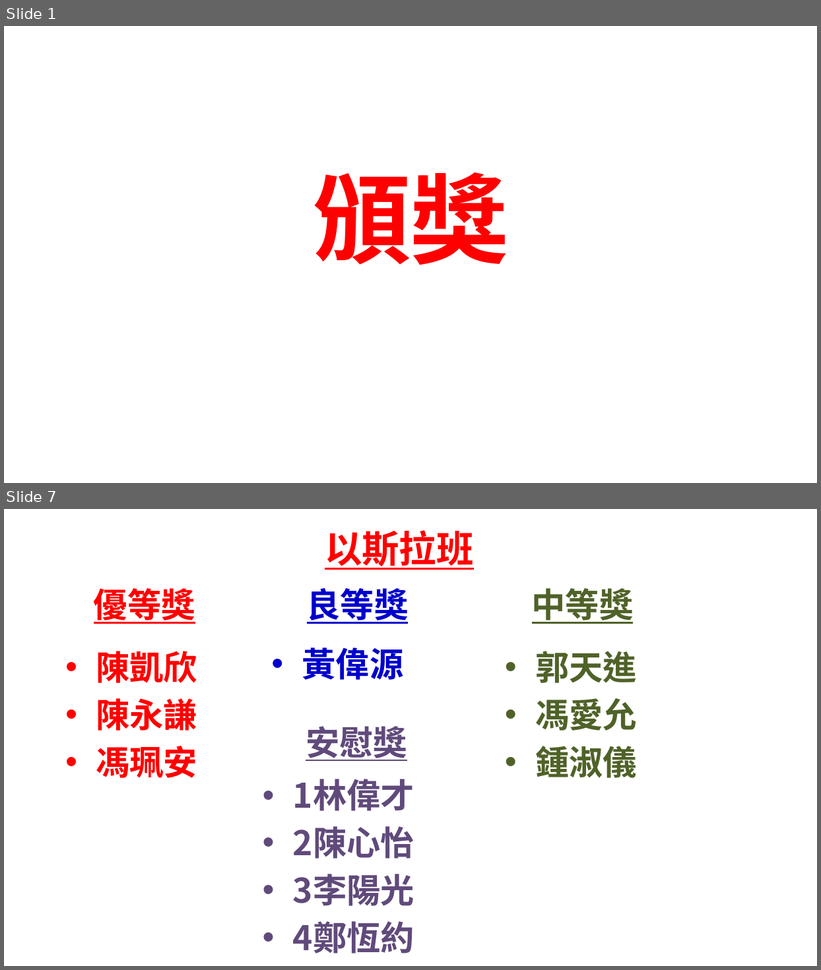
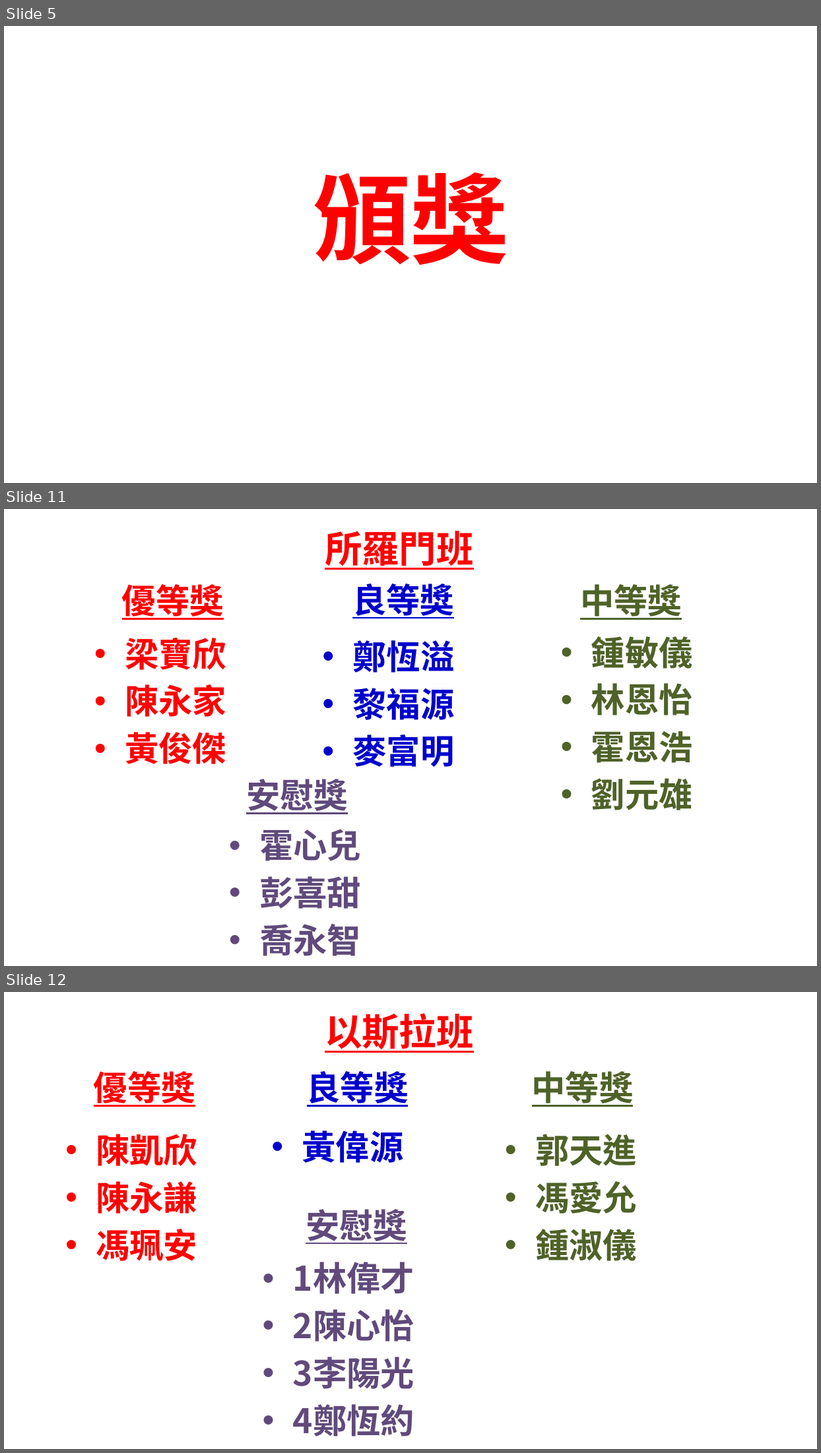
Before and after one commit to batisuoc/bible-school, a slide deck: 2022年主日學結業禮頒獎.pptx. Shown one above the other, each under a label of ours: slides 1 and 7 before the commit, slides 5, 11 and 12 after it; the slides between them are not shown. The pictures are 821x970 and 821x1453 pixels, drawn with LibreOffice and Linux fonts; fonts in the diff are those of the drawing; background and template pictures are left out. Boxes give left, top, right and bottom in pixels: in the first picture for what was removed or moved away, otherwise in the second. Text is boxed around its words. In the diff, an @@ line names an element or a change of style, - is before the commit and + after.

```diff
--- a/2022年主日學結業禮頒獎.pptx
+++ b/2022年主日學結業禮頒獎.pptx
@@ slide 11 added at [4,509,817,966], background picture (left out) @@
@@ title added at [325,531,474,570], 44 pt, text #FF0000, bold, underline @@
+所羅門班
@@ text added at [122,584,224,620], 40 pt, text #FF0000, bold, underline @@
+優等獎
@@ text added at [352,584,454,619], 40 pt, text #0000CC, bold, underline @@
+良等獎
@@ text added at [580,584,682,620], 40 pt, text #4F6228, bold, underline @@
+中等獎
@@ text added at [125,638,226,764], 40 pt, text #FF0000, bold @@
+• 梁寶欣
+• 陳永家
+• 黃俊傑
@@ text added at [353,640,455,767], 40 pt, text #0000CC, bold @@
+• 鄭恆溢
+• 黎福源
+• 麥富明
@@ text added at [591,636,693,811], 40 pt, text #4F6228, bold @@
+• 鍾敏儀
+• 林恩怡
+• 霍恩浩
+• 劉元雄
@@ text added at [246,779,348,815], 40 pt, text #604A7B, bold, underline @@
+安慰獎
@@ text added at [259,829,361,956], 40 pt, text #604A7B, bold @@
+• 霍心兒
+• 彭喜甜
+• 喬永智
@@ what was slide 1 is now slide 5 @@
@@ what was slide 7 is now slide 12 @@
```
Also in this commit, not shown: 4 slides changed, 8 other slides added.
